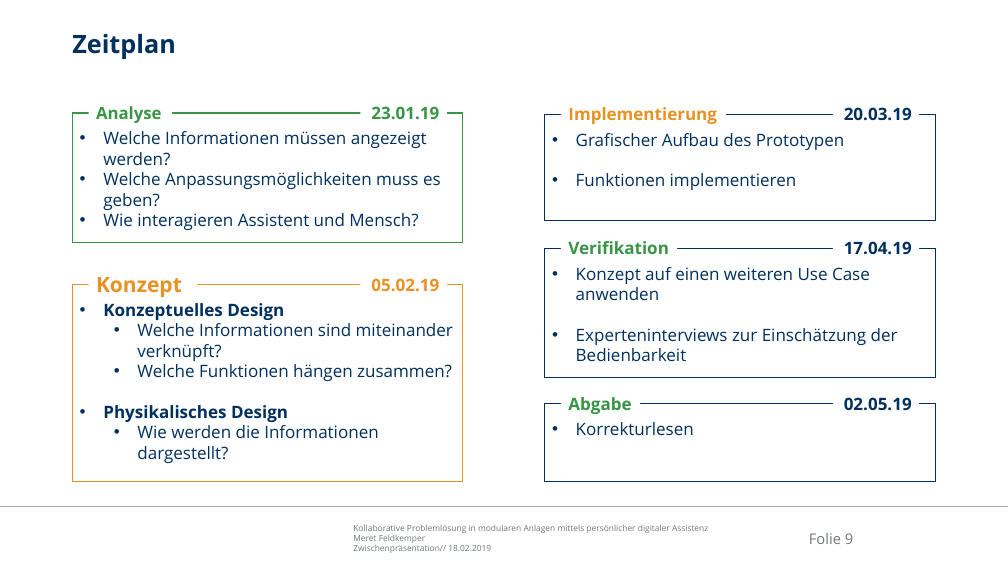
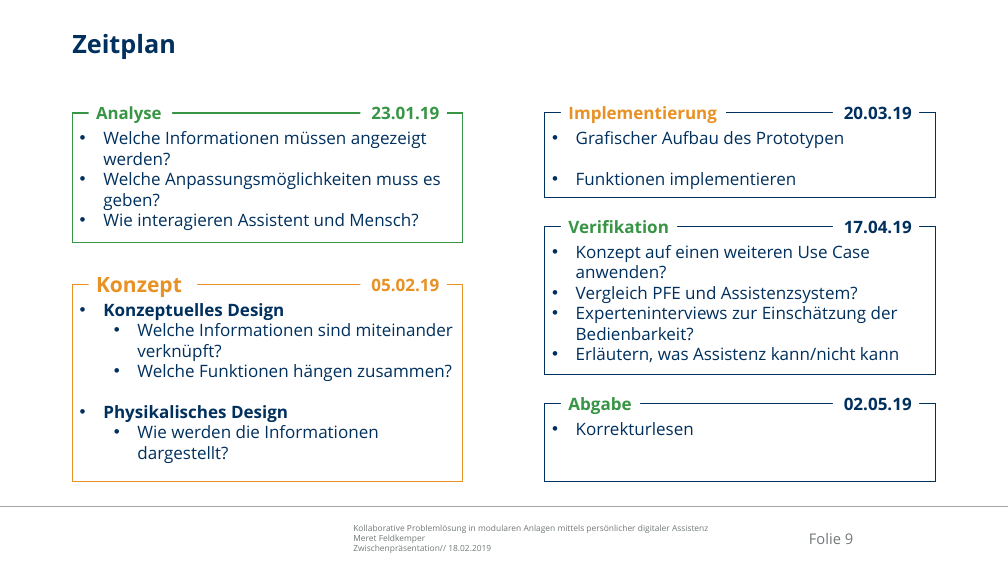
Before and after one commit to Ral3007/Diplomarbeit, a slide deck: slide 9 of Dokumente/Präsentationen/2019-02-18_DA_Feldkemper_Zwischenpräsentation.pptx. Drawn at 1008x567 pixels with LibreOffice and Linux fonts; fonts in the diff are those of the drawing; background and template pictures are left out. Boxes give left, top, right and bottom in pixels: in the first picture for what was removed or moved away, otherwise in the second. Text is boxed around its words. In the diff, an @@ line names an element or a change of style, - is before the commit and + after.

```diff
--- a/Dokumente/Präsentationen/2019-02-18_DA_Feldkemper_Zwischenpräsentation.pptx
+++ b/Dokumente/Präsentationen/2019-02-18_DA_Feldkemper_Zwischenpräsentation.pptx
@@ rectangle "Grafischer Aufbau des Prototypen": place and size @@
-rectangle "Grafischer Aufbau des Prototypen" at <box>544,114,935,221</box>
+rectangle "Grafischer Aufbau des Prototypen" at <box>544,113,935,197</box>
@@ rectangle "Konzept auf einen weiteren Use ...": place and size @@
-rectangle "Konzept auf einen weiteren Use ..." at <box>544,248,935,377</box>
+rectangle "Konzept auf einen weiteren Use ..." at <box>544,227,935,375</box>
@@ text "Verifikation": place and size @@
-text "Verifikation" at <box>568,241,669,254</box>
+text "Verifikation" at <box>568,220,669,233</box>
@@ text "17.04.19": place and size @@
-text "17.04.19" at <box>844,241,912,255</box>
+text "17.04.19" at <box>844,220,912,234</box>
@@ text in rectangle at <box>576,245,899,362</box>: text changed @@
-• Konzept auf einen weiteren Use Case anwenden
-• Experteninterviews zur Einschätzung der Bedienbarkeit
+• Konzept auf einen weiteren Use Case anwenden?
+• Vergleich PFE und Assistenzsystem?
+• Experteninterviews zur Einschätzung der Bedienbarkeit?
+• Erläutern, was Assistenz kann/nicht kann
```
Also in this commit, not shown: 3 other slides changed, 2 slides added, 2 slides removed, 22 other files.
